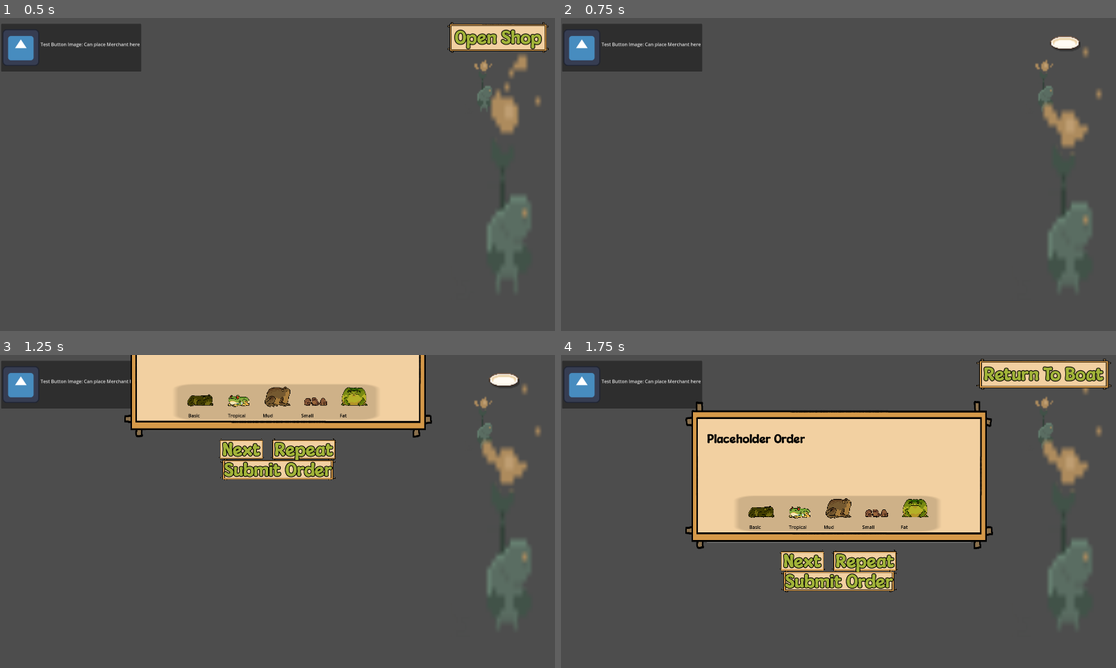
Above: before the commit, frames 1-4 (two rows, left to right).
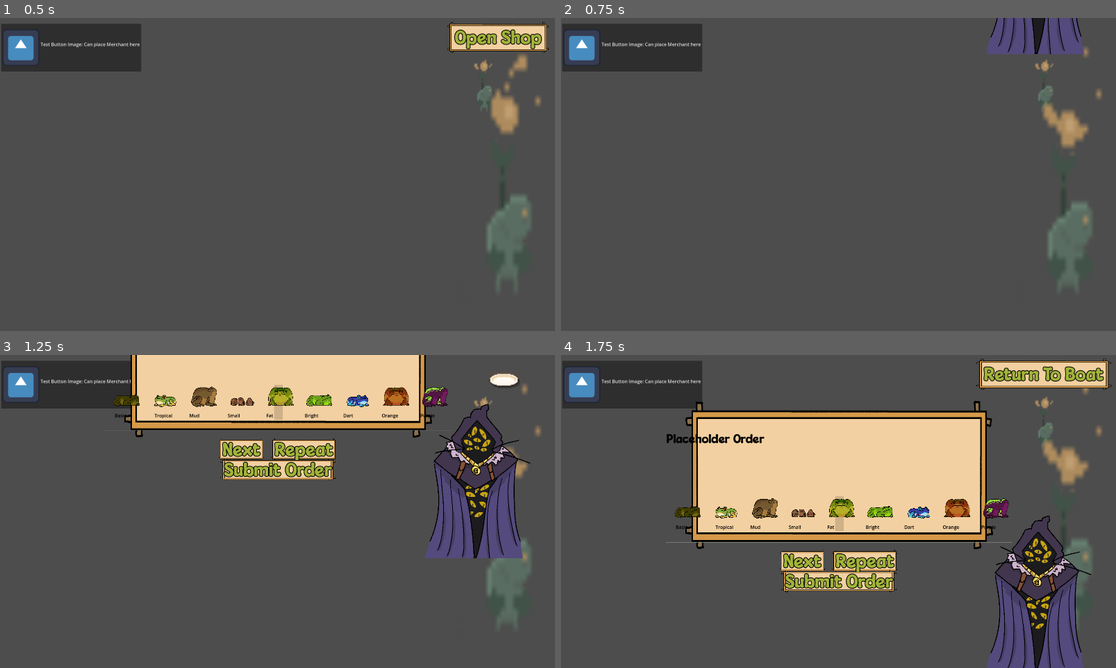
Above: after the commit, the same moments.

Repository: NotTom31/FroggeeToadems
Game: Godot game, scene res://Scenes/Legacy/Shop_Merchant_Placeholder/shop___merchant_placeholder_0.tscn
The game is run twice, just before and just after one commit, with the same random seed, the same clock (stepped at 60 frames per second) and the same inputs. This scene is started directly instead of the project's main scene. The engine's default icon, where the game draws it, is replaced by a stand-in: a white triangle on a blue panel in a dark square.
Inputs:
- Up to frame 1 (0.5 s): no input
- Up to frame 2 (0.75 s): click "Open Shop" at 0.5 s
- Up to frame 3 (1.25 s): no input
- Up to frame 4 (1.75 s): click "Next" at 1.25 s

Frame 1 is identical in both runs. In frame 2, 1.7% of the frame differs, in the area x 76-95%, y 0-12%; in frame 3, 9.8%; in frame 4, 10%, in the area x 18-96%, y 25-100%.

Commit message:
visual orders installed, npc height restored

Diff:
--- a/Code/UI/shop_screen.gd
+++ b/Code/UI/shop_screen.gd
@@ -96,11 +96,19 @@
 var dialogue_speed = 0.05 # seconds between words
 var tac_talking = false
 var extra_dialogue_index = 0
+var current_order = [0,0,0,0,0,0,0,0,0]
 
 @onready var name_label = $TextureRect/MarginContainer2/VBoxContainer/Name
 @onready var dialogue_label = $TextureRect/MarginContainer2/VBoxContainer/Text
 @onready var next_button = $TextureRect/MarginContainer2/VBoxContainer/VBoxContainer/HBoxContainer/NextButton
 @onready var restart_button = $TextureRect/MarginContainer2/VBoxContainer/VBoxContainer/HBoxContainer/ResetButton
+
+# for updating frog display
+var frog_path = "TextureRect/MarginContainer2/VBoxContainer/FrogOrders/"
+var frog_names = ["Basic", "Trop", "Mud", "Small", "Fat", "Bright", "Dart", "Orange", "Purple"]
+var frog_names_parse = ["Basic Frog", "Tropical Frog", "Mud Frog", "Small Frog", "Large Frog", "Bright Frog", "Dart Frog", "Orange Frog", "Purple Frog"]
+var order_display_complete = false
+var frog_display_width = 150
 
 # Function to set requested frogs for the current customer
 func set_requested_frogs(customer_id: int, frogs: Array):
@@ -129,6 +137,9 @@
 		current_dialogue_index = 0
 		current_word_index = 0
 		extra_dialogue_index = 0
+		clear_order_display()
+		current_order = [0,0,0,0,0,0,0,0,0]
+		order_display_complete = false
 		is_displaying = false
 
 		var customer_data = customers_text[customer_id]
@@ -223,12 +234,13 @@
 		var frogs_list = ""
 		for i in range(requested_frogs.size()):
 			frogs_list += requested_frogs[i]
+			if order_display_complete == false:
+				update_order_display(requested_frogs[i])
 			if i < requested_frogs.size() - 1:
 				frogs_list += ", "  # Add ", " between frog names
-
+		order_display_complete = true
 		# Replace the single underscore with the full list of requested frogs
 		modified_dialogue = modified_dialogue.substr(0, underscore_index) + frogs_list + modified_dialogue.substr(underscore_index + 1)
-
 	return modified_dialogue
 
 
@@ -270,6 +282,35 @@
 
 var level_num = 0
 
+# FROG ORDER VISUAL DISPLAY
+
+# magic manager index: 0 BASIC, 1 TROPICAL, 2 SMALL, 3 FAT, 4 MUD, 5 BRIGHT }
+func frog_string_to_id(frog):
+	var frog_id = frog_names_parse.find(frog)
+	return(frog_id)
+
+func clear_order_display():
+	$TextureRect/Panel2.visible = false
+	$TextureRect/Panel2.size.x = 30
+	$TextureRect/Panel2.position.x = 517
+	for frog in frog_names:
+		get_node(frog_path + frog).visible = false
+		get_node(frog_path + "VSeparator" + frog).visible = false
+
+func update_order_display(frogstring):
+	$TextureRect/Panel2.visible = true
+	var frog = frog_names[frog_string_to_id(frogstring)]
+	#update background size size
+	if current_order[frog_string_to_id(frogstring)] == 0:
+		$TextureRect/Panel2.size.x += frog_display_width
+		$TextureRect/Panel2.position.x -= frog_display_width/2
+	# make visible
+	get_node(frog_path + frog).visible = true
+	get_node(frog_path + "VSeparator" + frog).visible = true
+	# update qty
+	current_order[frog_string_to_id(frogstring)] += 1
+	get_node(frog_path + frog + "/HBoxContainer/" + frog + "Qty").text = "\nx" + str(current_order[frog_string_to_id(frogstring)])
+
 func _on_submit_order_button_pressed() -> void:
 	var is_win : bool
 	if get_tree().root.get_child(0) is Main:
--- a/Scenes/UI/ShopScreen.tscn
+++ b/Scenes/UI/ShopScreen.tscn
@@ -8,10 +8,14 @@
 [ext_resource type="Texture2D" uid="uid://g312f37lgn0m" path="res://Assets/Art/Characters/Customer3.png" id="5_raguu"]
 [ext_resource type="Texture2D" uid="uid://b7q7l34jx4wto" path="res://Assets/Art/Characters/purrzerk.png" id="6_u7svv"]
 [ext_resource type="Texture2D" uid="uid://cp60g2ok8f4uo" path="res://Assets/Art/Characters/ARRRGGH MY EYES.png" id="7_mt3am"]
+[ext_resource type="Texture2D" uid="uid://dat78tticddsd" path="res://Assets/Art/Frogs/resting/10_rest.png" id="9_5mdfb"]
 [ext_resource type="Texture2D" uid="uid://ducm6nqv7j4g5" path="res://Assets/Art/Characters/Customer2.png" id="9_wq0xo"]
 [ext_resource type="Texture2D" uid="uid://5qt81twpxih4" path="res://Assets/Art/Characters/Customer1.png" id="10_fxf41"]
+[ext_resource type="Texture2D" uid="uid://b818brsq6oiqt" path="res://Assets/Art/Frogs/resting/07_rest.png" id="10_gfxpr"]
 [ext_resource type="Texture2D" uid="uid://bu7y0yu2w5b4j" path="res://Assets/Art/Characters/Customer4.png" id="11_aw2yq"]
+[ext_resource type="Texture2D" uid="uid://ddb4v0p10848d" path="res://Assets/Art/Frogs/resting/09_rest.png" id="11_jmxa8"]
 [ext_resource type="Texture2D" uid="uid://c0l4q35svrbp4" path="res://Assets/Art/Characters/gorf.png" id="11_rv3m7"]
+[ext_resource type="Texture2D" uid="uid://dfrkdsutl445s" path="res://Assets/Art/Frogs/resting/06_rest.png" id="12_0rsd8"]
 [ext_resource type="Texture2D" uid="uid://byimo5w7vne1o" path="res://Assets/Art/Frogs/resting/01_rest.png" id="13_eakgr"]
 [ext_resource type="Texture2D" uid="uid://dcomocfoou50s" path="res://Assets/Art/Frogs/resting/02_rest.png" id="14_rmn3p"]
 [ext_resource type="Texture2D" uid="uid://cp4l61kebouu6" path="res://Assets/Art/Frogs/resting/03_rest.png" id="15_xr7qu"]
@@ -133,13 +137,12 @@
 anchor_top = 0.5
 anchor_right = 0.5
 anchor_bottom = 0.5
-offset_left = -355.0
-offset_top = 72.0
-offset_right = -321.0
-offset_bottom = 95.0
+offset_left = -14.0
+offset_top = 74.0
+offset_right = 16.0
+offset_bottom = 194.0
 grow_horizontal = 2
 grow_vertical = 2
-scale = Vector2(20.56, 5.32)
 
 [node name="MarginContainer2" type="MarginContainer" parent="TextureRect"]
 layout_mode = 1
@@ -181,6 +184,11 @@
 size_flags_vertical = 4
 alignment = 1
 
+[node name="VSeparator" type="VSeparator" parent="TextureRect/MarginContainer2/VBoxContainer/FrogOrders"]
+modulate = Color(1, 1, 1, 0)
+custom_minimum_size = Vector2(20, 127)
+layout_mode = 2
+
 [node name="Basic" type="VBoxContainer" parent="TextureRect/MarginContainer2/VBoxContainer/FrogOrders"]
 layout_mode = 2
 
@@ -328,6 +336,135 @@
 theme_override_font_sizes/font_size = 16
 text = "Fat
 "
+
+[node name="VSeparatorFat" type="VSeparator" parent="TextureRect/MarginContainer2/VBoxContainer/FrogOrders"]
+modulate = Color(1, 1, 1, 0)
+custom_minimum_size = Vector2(20, 0)
+layout_mode = 2
+
+[node name="Bright" type="VBoxContainer" parent="TextureRect/MarginContainer2/VBoxContainer/FrogOrders"]
+layout_mode = 2
+
+[node name="HBoxContainer" type="HBoxContainer" parent="TextureRect/MarginContainer2/VBoxContainer/FrogOrders/Bright"]
+layout_mode = 2
+
+[node name="BrightImg" type="TextureRect" parent="TextureRect/MarginContainer2/VBoxContainer/FrogOrders/Bright/HBoxContainer"]
+custom_minimum_size = Vector2(100, 0)
+layout_mode = 2
+texture = ExtResource("9_5mdfb")
+expand_mode = 4
+
+[node name="BrightQty" type="Label" parent="TextureRect/MarginContainer2/VBoxContainer/FrogOrders/Bright/HBoxContainer"]
+layout_mode = 2
+theme_override_colors/font_color = Color(0, 0, 0, 1)
+theme_override_fonts/font = ExtResource("2_4oppx")
+theme_override_font_sizes/font_size = 22
+
+[node name="Bright" type="Label" parent="TextureRect/MarginContainer2/VBoxContainer/FrogOrders/Bright"]
+layout_mode = 2
+theme_override_colors/font_color = Color(0, 0, 0, 1)
+theme_override_font_sizes/font_size = 16
+text = "Bright"
+
+[node name="VSeparatorBright" type="VSeparator" parent="TextureRect/MarginContainer2/VBoxContainer/FrogOrders"]
+modulate = Color(1, 1, 1, 0)
+custom_minimum_size = Vector2(20, 0)
+layout_mode = 2
+
+[node name="Dart" type="VBoxContainer" parent="TextureRect/MarginContainer2/VBoxContainer/FrogOrders"]
+layout_mode = 2
+
+[node name="HBoxContainer" type="HBoxContainer" parent="TextureRect/MarginContainer2/VBoxContainer/FrogOrders/Dart"]
+layout_mode = 2
+
+[node name="DartImg" type="TextureRect" parent="TextureRect/MarginContainer2/VBoxContainer/FrogOrders/Dart/HBoxContainer"]
+custom_minimum_size = Vector2(100, 0)
+layout_mode = 2
+texture = ExtResource("10_gfxpr")
+expand_mode = 4
+flip_h = true
+
+[node name="DartQty" type="Label" parent="TextureRect/MarginContainer2/VBoxContainer/FrogOrders/Dart/HBoxContainer"]
+layout_mode = 2
+theme_override_colors/font_color = Color(0, 0, 0, 1)
+theme_override_fonts/font = ExtResource("2_4oppx")
+theme_override_font_sizes/font_size = 22
+
+[node name="Dart" type="Label" parent="TextureRect/MarginContainer2/VBoxContainer/FrogOrders/Dart"]
+layout_mode = 2
+theme_override_colors/font_color = Color(0, 0, 0, 1)
+theme_override_font_sizes/font_size = 16
+text = "Dart
+"
+
+[node name="VSeparatorDart" type="VSeparator" parent="TextureRect/MarginContainer2/VBoxContainer/FrogOrders"]
+modulate = Color(1, 1, 1, 0)
+custom_minimum_size = Vector2(20, 0)
+layout_mode = 2
+
+[node name="Orange" type="VBoxContainer" parent="TextureRect/MarginContainer2/VBoxContainer/FrogOrders"]
+layout_mode = 2
+
+[node name="HBoxContainer" type="HBoxContainer" parent="TextureRect/MarginContainer2/VBoxContainer/FrogOrders/Orange"]
+layout_mode = 2
+
+[node name="OrangeImg" type="TextureRect" parent="TextureRect/MarginContainer2/VBoxContainer/FrogOrders/Orange/HBoxContainer"]
+custom_minimum_size = Vector2(100, 0)
+layout_mode = 2
+texture = ExtResource("11_jmxa8")
+expand_mode = 4
+
+[node name="OrangeQty" type="Label" parent="TextureRect/MarginContainer2/VBoxContainer/FrogOrders/Orange/HBoxContainer"]
+layout_mode = 2
+size_flags_horizontal = 4
+size_flags_vertical = 1
+theme_override_colors/font_color = Color(0, 0, 0, 1)
+theme_override_fonts/font = ExtResource("2_4oppx")
+theme_override_font_sizes/font_size = 22
+vertical_alignment = 1
+
+[node name="Orangel" type="Label" parent="TextureRect/MarginContainer2/VBoxContainer/FrogOrders/Orange"]
+layout_mode = 2
+theme_override_colors/font_color = Color(0, 0, 0, 1)
+theme_override_font_sizes/font_size = 16
+text = "Orange"
+
+[node name="VSeparatorOrange" type="VSeparator" parent="TextureRect/MarginContainer2/VBoxContainer/FrogOrders"]
+modulate = Color(1, 1, 1, 0)
+custom_minimum_size = Vector2(20, 0)
+layout_mode = 2
+
+[node name="Purple" type="VBoxContainer" parent="TextureRect/MarginContainer2/VBoxContainer/FrogOrders"]
+layout_mode = 2
+
+[node name="HBoxContainer" type="HBoxContainer" parent="TextureRect/MarginContainer2/VBoxContainer/FrogOrders/Purple"]
+layout_mode = 2
+
+[node name="PurpleImg" type="TextureRect" parent="TextureRect/MarginContainer2/VBoxContainer/FrogOrders/Purple/HBoxContainer"]
+custom_minimum_size = Vector2(100, 0)
+layout_mode = 2
+texture = ExtResource("12_0rsd8")
+expand_mode = 4
+flip_h = true
+
+[node name="PurpleQty" type="Label" parent="TextureRect/MarginContainer2/VBoxContainer/FrogOrders/Purple/HBoxContainer"]
+layout_mode = 2
+theme_override_colors/font_color = Color(0, 0, 0, 1)
+theme_override_fonts/font = ExtResource("2_4oppx")
+theme_override_font_sizes/font_size = 22
+
+[node name="Purple" type="Label" parent="TextureRect/MarginContainer2/VBoxContainer/FrogOrders/Purple"]
+layout_mode = 2
+theme_override_colors/font_color = Color(0, 0, 0, 1)
+theme_override_font_sizes/font_size = 16
+text = "Purple
+"
+
+[node name="VSeparatorPurple" type="VSeparator" parent="TextureRect/MarginContainer2/VBoxContainer/FrogOrders"]
+visible = false
+modulate = Color(1, 1, 1, 0)
+custom_minimum_size = Vector2(20, 0)
+layout_mode = 2
 
 [node name="HSeparator" type="HSeparator" parent="TextureRect/MarginContainer2/VBoxContainer"]
 custom_minimum_size = Vector2(0, 75)
@@ -377,74 +514,57 @@
 
 [node name="PlagueCat" type="AnimatedSprite2D" parent="."]
 visible = false
-position = Vector2(1632, 822)
+position = Vector2(1632, 626)
 scale = Vector2(0.7, 0.7)
 sprite_frames = SubResource("SpriteFrames_c34nb")
 flip_h = true
 
 [node name="Maskcat" type="AnimatedSprite2D" parent="."]
 visible = false
-position = Vector2(1606, 804.5)
+position = Vector2(1606, 678)
 scale = Vector2(0.6, 0.6)
 sprite_frames = SubResource("SpriteFrames_xnwrk")
 flip_h = true
 
 [node name="Purrzerk" type="AnimatedSprite2D" parent="."]
 visible = false
-position = Vector2(1643, 834)
+position = Vector2(1643, 638)
 scale = Vector2(0.55, 0.55)
 sprite_frames = SubResource("SpriteFrames_t8tpb")
 flip_h = true
 
 [node name="ChadCat" type="AnimatedSprite2D" parent="."]
 visible = false
-position = Vector2(1615, 733)
+position = Vector2(1615, 537)
 scale = Vector2(0.4, 0.4)
 sprite_frames = SubResource("SpriteFrames_jcc2p")
 flip_h = true
 
 [node name="WeirdGuy" type="AnimatedSprite2D" parent="."]
 visible = false
-position = Vector2(1564, 775.5)
+position = Vector2(1564, 579)
 scale = Vector2(0.4, 0.4)
 sprite_frames = SubResource("SpriteFrames_82u7m")
 flip_h = true
 
 [node name="Void" type="AnimatedSprite2D" parent="."]
 visible = false
-position = Vector2(1561, 665.5)
+position = Vector2(1561, 510)
 scale = Vector2(0.5, 0.5)
 sprite_frames = SubResource("SpriteFrames_wkbol")
 flip_h = true
 
 [node name="Gorf" type="AnimatedSprite2D" parent="."]
 visible = false
-position = Vector2(1641, 853.5)
+position = Vector2(1641, 658)
 scale = Vector2(0.5, 0.5)
 sprite_frames = SubResource("SpriteFrames_sb6ov")
 flip_h = true
 
 [node name="Eyecat" type="AnimatedSprite2D" parent="."]
-visible = false
-position = Vector2(1655, 820)
+position = Vector2(1655, 624)
 scale = Vector2(0.4, 0.4)
 sprite_frames = SubResource("SpriteFrames_8doj2")
 flip_h = true
 
-[node name="VBoxContainer" type="VBoxContainer" parent="."]
-layout_mode = 0
-offset_left = 547.0
-offset_top = 604.0
-offset_right = 608.0
-offset_bottom = 651.0
-scale = Vector2(13.5, 4.51853)
-
-[node name="HBoxContainer2" type="HBoxContainer" parent="VBoxContainer"]
-layout_mode = 2
-
-[node name="HBoxContainer" type="HBoxContainer" parent="VBoxContainer"]
-custom_minimum_size = Vector2(0, 20)
-layout_mode = 2
-theme_override_constants/separation = 30
-
 [connection signal="pressed" from="TextureRect/MarginContainer2/VBoxContainer/VBoxContainer/HBoxContainer2/SubmitOrderButton" to="." method="_on_submit_order_button_pressed"]
Not shown: 1 places in Scenes/UI/ShopScreen.tscn that only renumber resources
